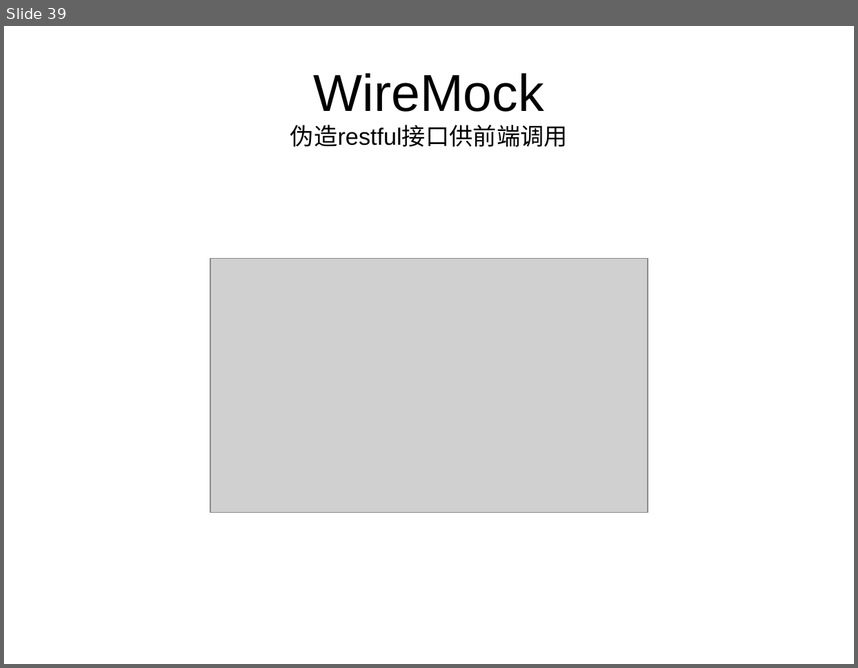
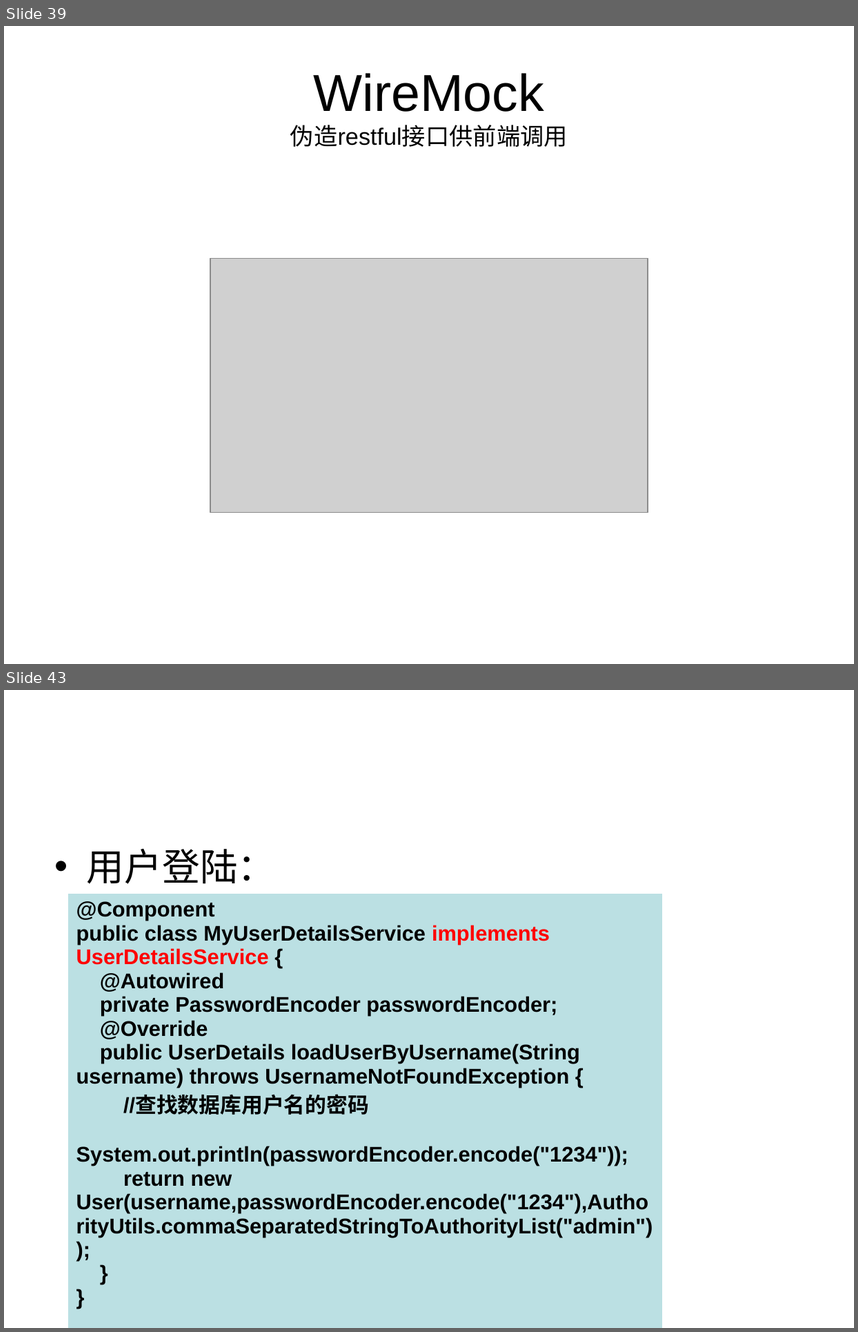
Before and after one commit to HangStarLi/Spring-Security, a slide deck: SpringSecurity.ppt. Shown one above the other, each under a label of ours: slide 39 before the commit, slides 39 and 43 after it; the slides between them are not shown. The pictures are 858x668 and 858x1332 pixels, drawn with LibreOffice and Linux fonts; fonts in the diff are those of the drawing; grey boxes stand for pictures. Boxes give left, top, right and bottom in pixels: in the first picture for what was removed or moved away, otherwise in the second. Text is boxed around its words. In the diff, an @@ line names an element or a change of style, - is before the commit and + after.

```diff
--- a/SpringSecurity.ppt
+++ b/SpringSecurity.ppt
@@ slide 43 added at box(4, 690, 854, 1328), background #FFFFFF @@
@@ text added at box(87, 849, 276, 884), 32 pt, text #000000 @@
+• 用户登陆：
@@ table added at box(67, 893, 663, 1328), 1 rows, 1 columns @@
+@Component / public class MyUserDetailsService implements UserDetailsService { / @Autowired / private PasswordEncoder passwordEncoder; / @Override / public UserDetails loadUserByUsername(String username) throws UsernameNotFoundException { / //查找数据库用户名的密码 / System.out.println(passwordEncoder.encode("1234")); / return new User(username,passwordEncoder.encode("1234"),AuthorityUtils.commaSeparatedStringToAuthorityList("admin")); / } / }
```
Also in this commit, not shown: 11 other slides added, 31 other files.
